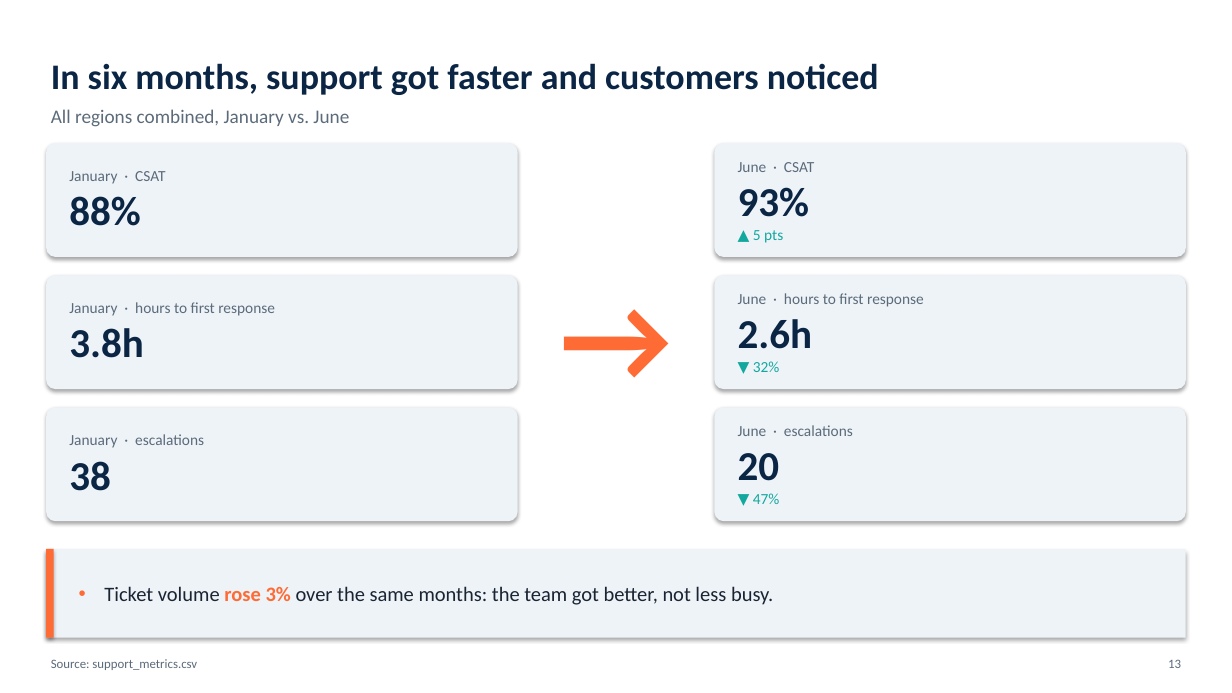
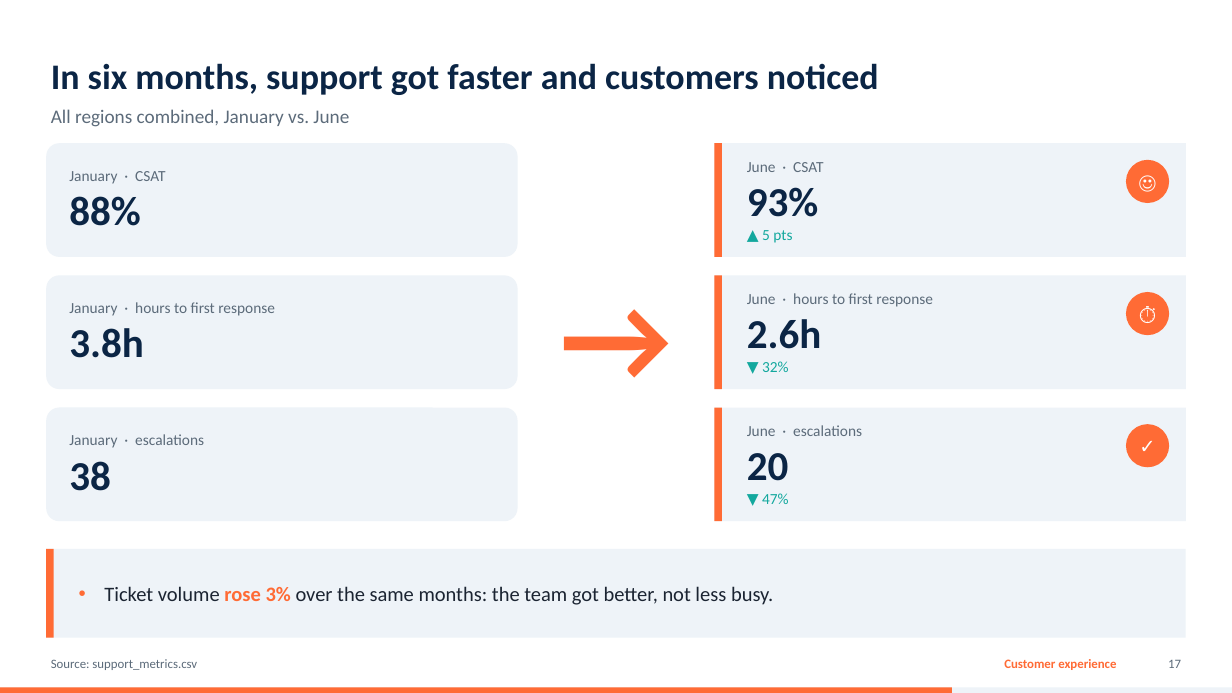
Before and after one commit to FrocketGaming/PPT_DEMO, a slide deck: slide 17 of out/demo_advanced.pptx (slide 13 before the commit). Drawn at 1232x693 pixels with LibreOffice and Linux fonts; fonts in the diff are those of the drawing. Boxes give left, top, right and bottom in pixels: in the first picture for what was removed or moved away, otherwise in the second. Text is boxed around its words. In the diff, an @@ line names an element or a change of style, - is before the commit and + after.

```diff
--- a/out/demo_advanced.pptx
+++ b/out/demo_advanced.pptx
@@ rectangle added at <box>714,143,722,257</box>, fill #FF6B35 @@
@@ text "June · CSAT": place and size @@
-text "June · CSAT" at <box>738,162,814,243</box>
+text "June · CSAT" at <box>747,162,823,243</box>
@@ ellipse added at <box>1127,160,1170,203</box>, fill #FF6B35, 15.1 pt, text #FFFFFF, bold @@
+☺
@@ rectangle added at <box>714,275,722,389</box>, fill #FF6B35 @@
@@ text "June · hours to first ...": place and size @@
-text "June · hours to first ..." at <box>738,293,924,372</box>
+text "June · hours to first ..." at <box>747,293,933,372</box>
@@ ellipse added at <box>1127,292,1170,335</box>, fill #FF6B35, 15.1 pt, text #FFFFFF, bold @@
+⏱
@@ shadow off; proportions changed in 3 elements at <box>46,143,518,257</box>, <box>46,275,518,389</box>, <box>46,408,518,521</box> @@
@@ rounded rectangle to rectangle; shadow off in 3 elements at <box>714,143,1186,257</box>, <box>714,275,1186,389</box>, <box>714,408,1186,521</box> @@
@@ rectangle added at <box>714,408,722,521</box>, fill #FF6B35 @@
@@ text "June · escalations": place and size @@
-text "June · escalations" at <box>738,425,853,504</box>
+text "June · escalations" at <box>747,425,862,504</box>
@@ ellipse added at <box>1127,424,1170,468</box>, fill #FF6B35, 15.1 pt, text #FFFFFF, bold @@
+✓
@@ rectangle at <box>46,549,1186,638</box>: shadow off @@
@@ rectangle at <box>46,549,54,638</box>: shadow off @@
@@ text added at <box>1004,659,1116,670</box>, 10 pt, text #FF6B35, bold @@
+Customer experience
@@ rectangle added at <box>0,688,1232,693</box>, fill #EEF3F8 @@
@@ rectangle added at <box>0,688,952,693</box>, fill #FF6B35 @@
@@ text at <box>1168,660,1181,668</box>: text changed @@
-13
+17
```
Also in this commit, not shown: 13 other slides changed, 8 slides added, 3 slides removed, 9 other files.
